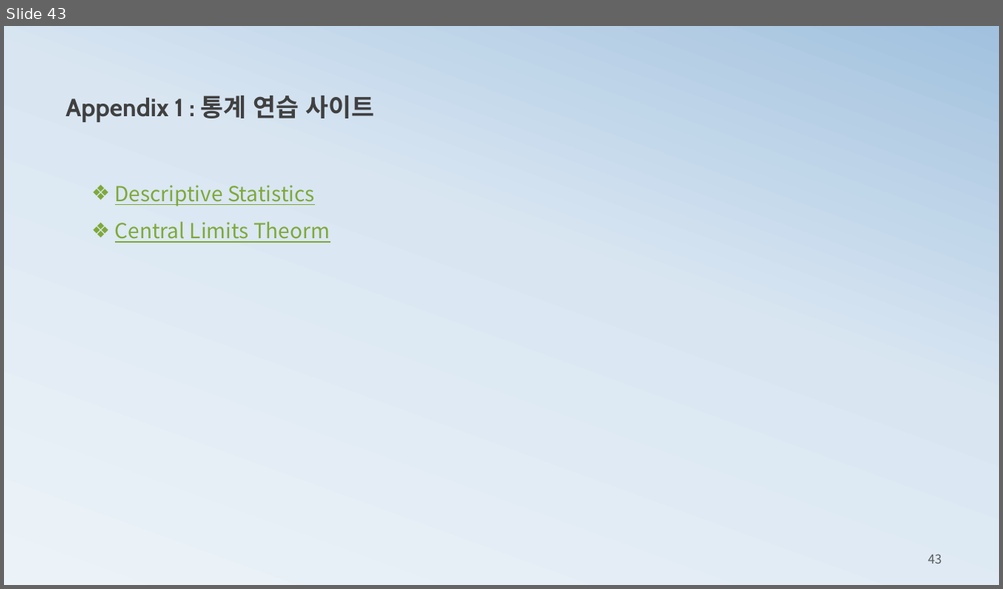
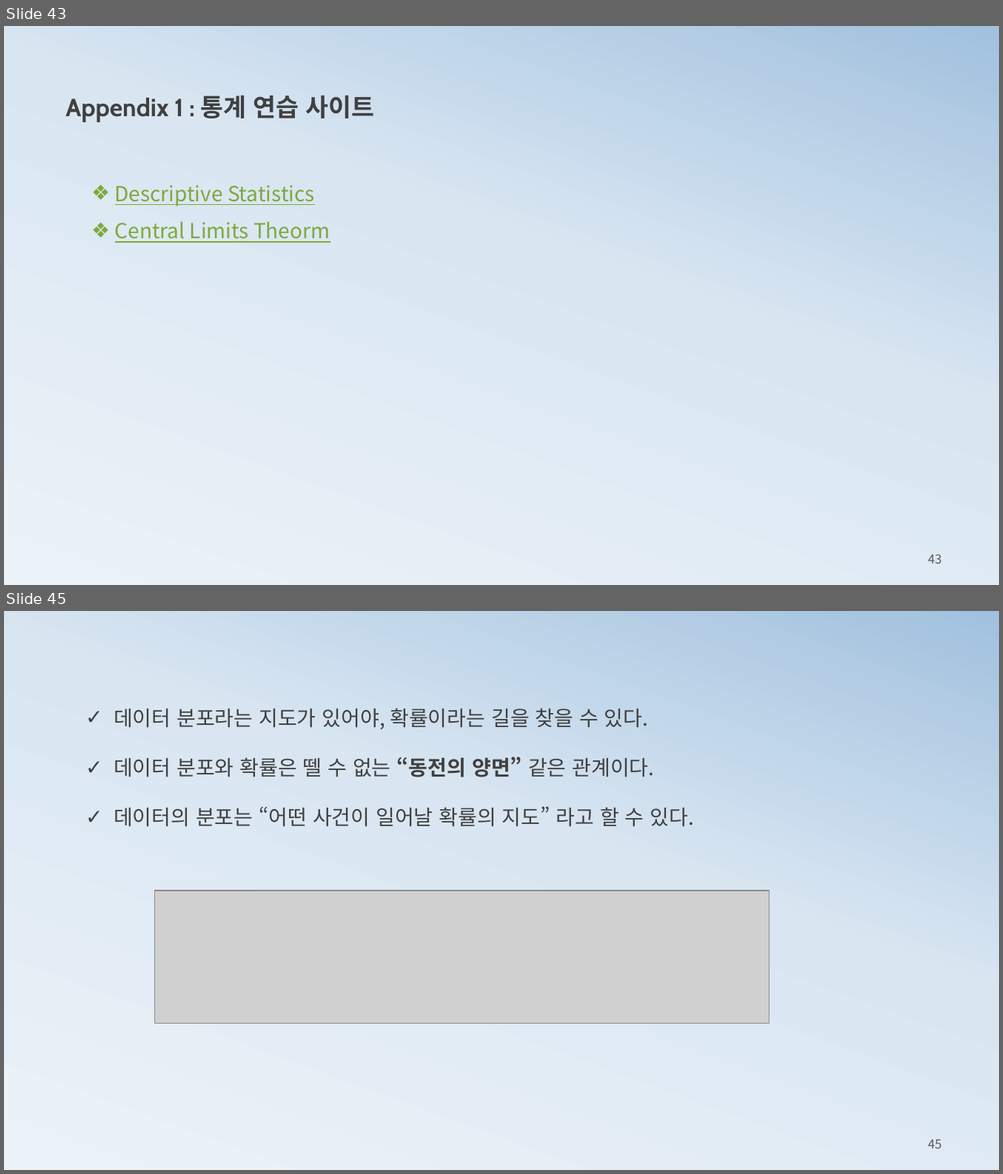
Before and after one commit to ancestor9/mathematics-for-machine-learning, a slide deck: 1_statistics for machine learning.pptx. Shown one above the other, each under a label of ours: slide 43 before the commit, slides 43 and 45 after it; the slides between them are not shown. The pictures are 1003x589 and 1003x1174 pixels, drawn with LibreOffice and Linux fonts; fonts in the diff are those of the drawing; grey boxes stand for pictures. Boxes give left, top, right and bottom in pixels: in the first picture for what was removed or moved away, otherwise in the second. Text is boxed around its words. In the diff, an @@ line names an element or a change of style, - is before the commit and + after.

```diff
--- a/1_statistics for machine learning.pptx
+++ b/1_statistics for machine learning.pptx
@@ slide 45 added at bbox=[4, 611, 999, 1170], background gradient #ECF3F8 to #D9E6F2 to #A1C1DE @@
@@ text added at bbox=[114, 708, 694, 826], 20 pt, text #404040 @@
+✓ 데이터 분포라는 지도가 있어야, 확률이라는 길을 찾을 수 있다.
+✓ 데이터 분포와 확률은 뗄 수 없는 “동전의 양면” 같은 관계이다.
+✓ 데이터의 분포는 “어떤 사건이 일어날 확률의 지도” 라고 할 수 있다.
@@ picture added at bbox=[155, 891, 768, 1024] @@
@@ page number added at bbox=[928, 1139, 942, 1149], 12 pt, text #595959 @@
+45
```
Also in this commit, not shown: 1 slide changed, 1 other slide added.
